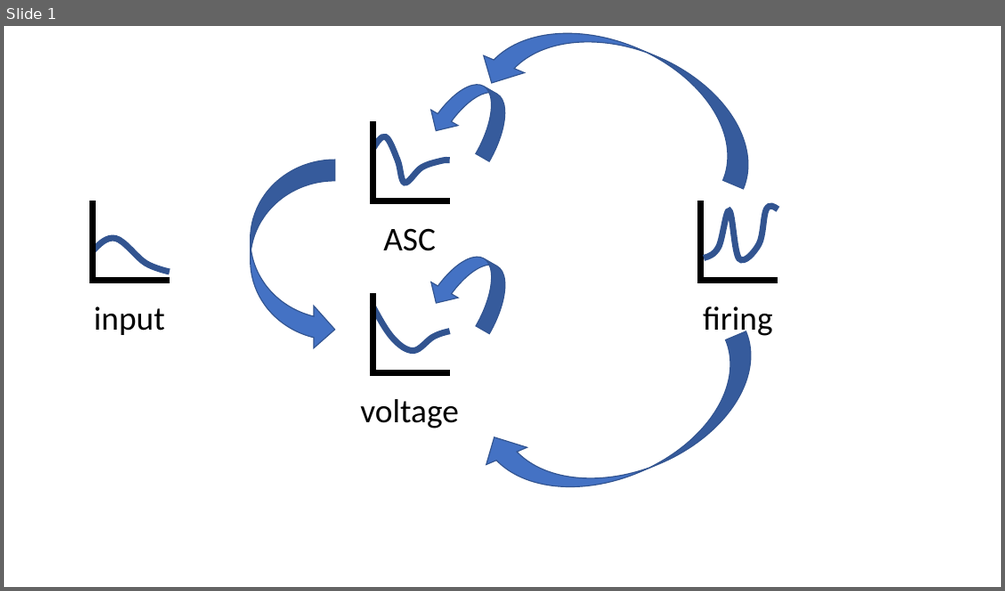
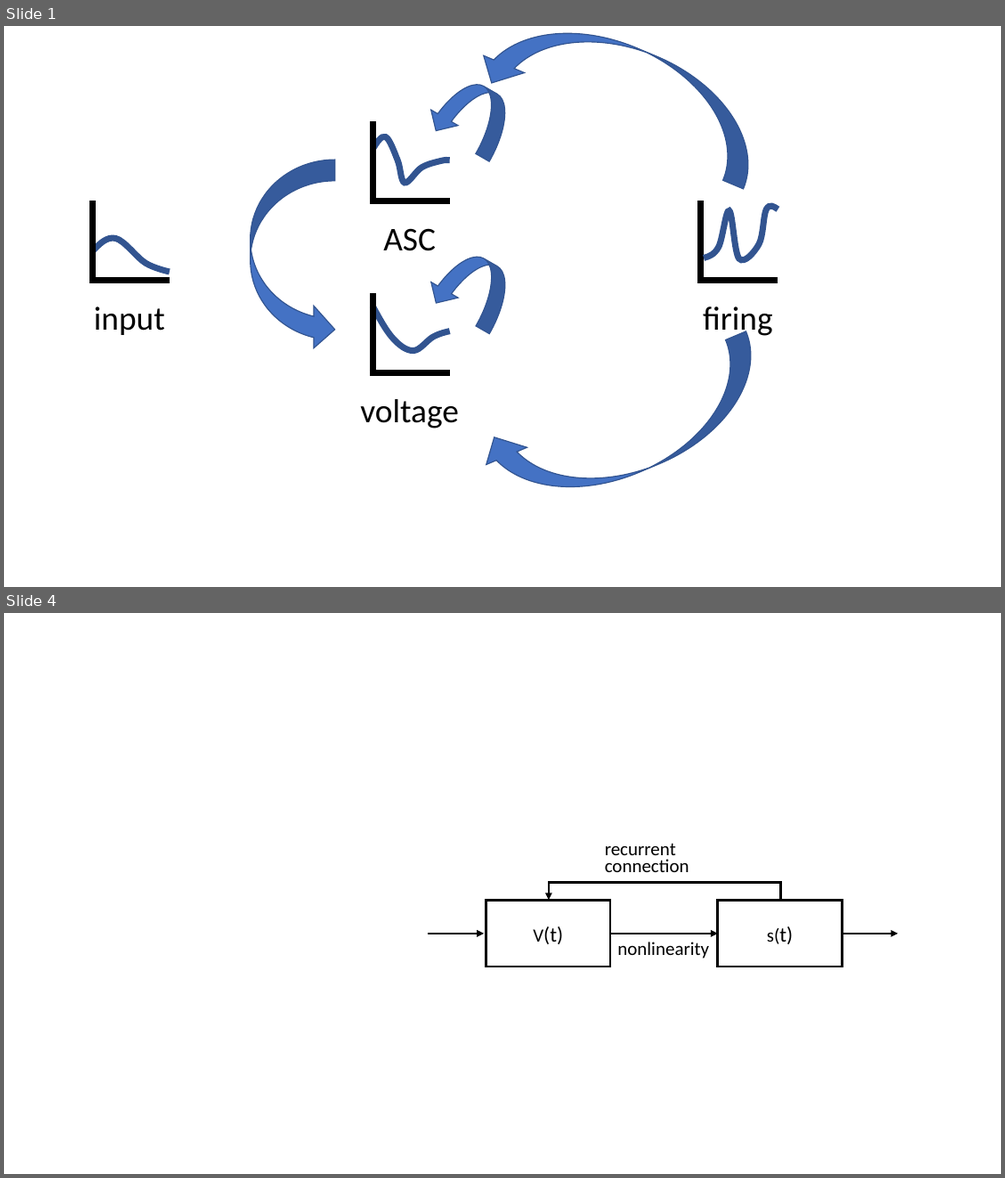
Before and after one commit to AllenInstitute/GLIFS_ASC, a slide deck: models/results/paper_figures/model_schematic.pptx. Shown one above the other, each under a label of ours: slide 1 before the commit, slides 1 and 4 after it; the slides between them are not shown. The pictures are 1005x591 and 1005x1178 pixels, drawn with LibreOffice and Linux fonts; fonts in the diff are those of the drawing. Boxes give left, top, right and bottom in pixels: in the first picture for what was removed or moved away, otherwise in the second. Text is boxed around its words. In the diff, an @@ line names an element or a change of style, - is before the commit and + after.

```diff
--- a/models/results/paper_figures/model_schematic.pptx
+++ b/models/results/paper_figures/model_schematic.pptx
@@ slide 4 added at box(4, 613, 1001, 1174), background #FFFFFF @@
@@ text added at box(605, 843, 689, 872), 18 pt, text #000000 @@
+recurrent connection
@@ rectangle added at box(486, 900, 610, 966), outline #000000 2.25 pt, 20 pt, text #000000 @@
+V(t)
@@ elbow arrow added from (780, 900) to (549, 900), #000000 2.25 pt @@
@@ rectangle added at box(718, 900, 842, 966), outline #000000 2.25 pt, 18 pt, text #000000 @@
+s(t)
@@ arrow added from (428, 933) to (484, 933), #000000 2.25 pt @@
@@ arrow added from (610, 933) to (718, 933), #000000 2.25 pt @@
@@ text added at box(617, 941, 709, 958), 18 pt, text #000000 @@
+nonlinearity
@@ arrow added from (842, 933) to (898, 933), #000000 2.25 pt @@
```
Also in this commit, not shown: 1 slide changed, 2 other slides added, 7 other files.
